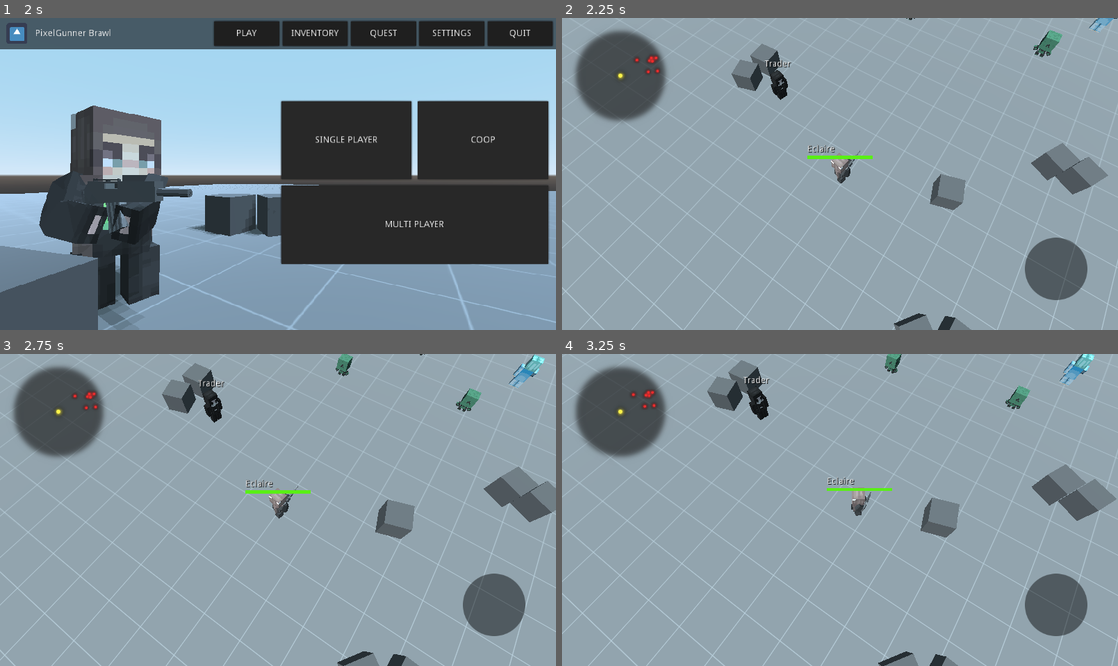
Above: before the commit, frames 1-4 (two rows, left to right).
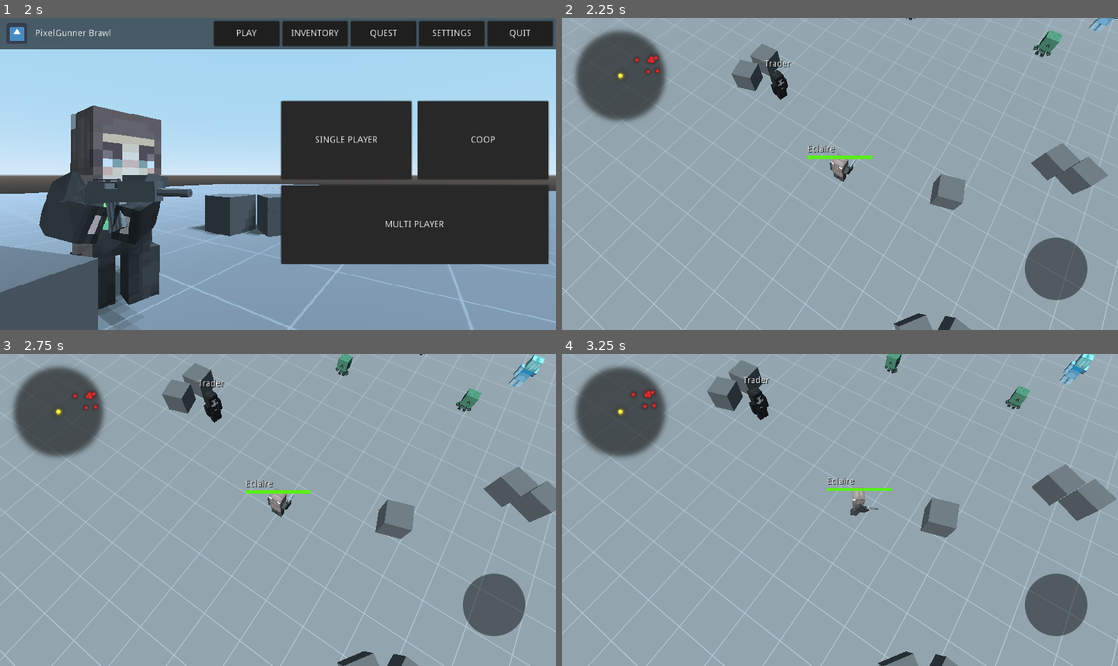
Above: after the commit, the same moments.

Repository: khairul169/PixelGunner
Game: Godot game, scene res://scenes/main_menu.tscn
The game is run twice, just before and just after one commit, with the same random seed, the same clock (stepped at 60 frames per second) and the same inputs. The engine's default icon, where the game draws it, is replaced by a stand-in: a white triangle on a blue panel in a dark square.
Inputs (mouse positions are in pixels of both pictures, inside the frame that each line leads up to):
- Up to frame 1 (2 s): click "PLAY" at 0.5 s; click "PLAY" at 1.25 s
- Up to frame 2 (2.25 s): click "SINGLE PLAYER" at 2 s
- Up to frame 3 (2.75 s): no input
- Up to frame 4 (3.25 s): move the mouse to (962, 494) at 2.77 s; hold D from 2.78 s (still down); hold 1 from 2.78 s (still down); click (962, 494) at 2.92 s; tap Space at 3.02 s; tap 2 at 3.05 s

Frame 1 is identical in both runs. In frame 2, 0.1% of the frame differs, in the area x 48-54%, y 42-54%; in frame 3, 0.1%, in the area x 48-54%, y 42-53%; in frame 4, less than 0.1%.

Commit message:
added weapon switch

Diff:
--- a/project.godot
+++ b/project.godot
@@ -28,12 +28,18 @@
 "class": "PlayerCamera",
 "language": "GDScript",
 "path": "res://scenes/camera.gd"
+}, {
+"base": "Reference",
+"class": "PlayerWeapon",
+"language": "GDScript",
+"path": "res://scenes/player/weapon.gd"
 } ]
 _global_script_class_icons={
 "Monster": "",
 "NPC": "",
 "Player": "",
-"PlayerCamera": ""
+"PlayerCamera": "",
+"PlayerWeapon": ""
 }
 
 [application]
--- a/scenes/player.gd
+++ b/scenes/player.gd
@@ -74,6 +74,8 @@
 
 	# spawn player
 	spawn(Vector3.ZERO + Vector3(0, 1, 0));
+
+	m_attack.set_weapon(PlayerWeapon.WEAPON_PISTOL);
 
 func set_health(new_health: float) -> void:
 	# set player health
--- a/scenes/player/attack.gd
+++ b/scenes/player/attack.gd
@@ -14,7 +14,8 @@
 	IDLE = 0,
 	MOVING,
 	AIMING,
-	ATTACKING
+	ATTACKING,
+	RELOADING
 };
 
 # attack type
@@ -30,17 +31,19 @@
 var state = State.IDLE;
 var nearest_enemy := [];
 var target;
+var wpn_clip = 0;
 
 var damage = 20.0;
 var delay = 0.4;
 var attack_range = 6.0;
 var accuracy = 10.0;
+var max_clip = 0;
 var attack_type = AttackType.NEAR;
+var reload_time = 0.0;
 var slowness_prob = 0.6;
-var slowness_time = 1.0;
 var slowness = 0.5;
 var knock_prob = 0.4;
-var knock_size = 10.0;
+var knockback = 10.0;
 
 func _ready() -> void:
 	# init module
@@ -53,19 +56,91 @@
 	if (Input.is_key_pressed(KEY_SPACE)):
 		start_attack();
 
+	if (Input.is_key_pressed(KEY_1)):
+		set_weapon(PlayerWeapon.WEAPON_PISTOL);
+
+	if (Input.is_key_pressed(KEY_2)):
+		set_weapon(PlayerWeapon.WEAPON_RIFLE);
+
 func init() -> void:
 	# targeting
 	create_targeting();
 
 	# attack button
 	player.ui.button_attack.connect("pressed", self, "start_attack");
+
+func reset_weapon() -> void:
+	damage = 0.0;
+	delay = 1.0;
+	attack_range = 1.0;
+	accuracy = 0.0;
+	max_clip = 0;
+	wpn_clip = 0;
+	reload_time = 0.0;
+	attack_type = AttackType.NEAR;
+	slowness = 0.0;
+	knockback = 0.0;
+
+func set_weapon(id: int) -> void:
+	if (id <= 0):
+		reset_weapon();
+		return;
+
+	var weapon_data = PlayerWeapon.get_weapon(id);
+	if (!weapon_data):
+		return;
+
+	print('set weapon ', id);
+
+	# set weapon data
+	damage = weapon_data.damage;
+	delay = 60.0 / weapon_data.rof;
+	attack_range = weapon_data.attack_range;
+	accuracy = weapon_data.accuracy;
+	max_clip = weapon_data.clip;
+	wpn_clip = max_clip;
+	knockback = weapon_data.knockback;
+	slowness = weapon_data.slowness;
+
+	# attack type
+	match (weapon_data.wpn_class):
+		PlayerWeapon.CLASS_SR:
+			attack_type = AttackType.FAR;
+		_:
+			attack_type = AttackType.NEAR;
+
+	# player animation
+	match (weapon_data.wpn_class):
+		PlayerWeapon.CLASS_AR:
+			player.anim_offset = player.PlayerAnims.RIFLE_IDLE;
+		_:
+			player.anim_offset = 0;
+
+	# reload speed
+	match (weapon_data.wpn_class):
+		PlayerWeapon.CLASS_HG:
+			reload_time = 1.0;
+		PlayerWeapon.CLASS_AR:
+			reload_time = 3.0;
+		_:
+			reload_time = 1.0;
+
+	# reload speed
+	match (id):
+		PlayerWeapon.WEAPON_PISTOL:
+			player.find_node('pistol').show();
+			player.find_node('rifle').hide();
+
+		PlayerWeapon.WEAPON_RIFLE:
+			player.find_node('pistol').hide();
+			player.find_node('rifle').show();
 
 func _player_spawn() -> void:
 	# reset vars
 	next_think = 0.0;
 	state = State.IDLE;
 	target = null;
-	player.anim_offset = player.PlayerAnims.RIFLE_IDLE;
+	reset_weapon();
 
 func create_targeting() -> void:
 	# shape reference
@@ -107,13 +182,28 @@
 	if (player.health <= 0.0):
 		return;
 
-	# reset move
+	# player moving
 	if (target && player.is_moving):
+		# reset state
+		if (state != State.RELOADING):
+			state = State.IDLE;
+
+		# enable movement & reset target
 		player.move_to(null);
 		target = null;
+
+	if (next_think > 0.0):
+		return;
+
+	if (wpn_clip <= 0 && state != State.RELOADING):
+		# start reload
+		reload();
+		return;
+
+	if (state == State.RELOADING):
+		wpn_clip = max_clip;
+		next_think = 0.5;
 		state = State.IDLE;
-
-	if (next_think > 0.0):
 		return;
 
 	if (state == State.AIMING):
@@ -121,9 +211,9 @@
 			# shoot target
 			player.set_animation(player.PlayerAnims.SHOOT);
 			player.next_idle = 0.5;
-			attack(target);
 			state = State.ATTACKING;
 			next_think = delay;
+			attack(target);
 
 			# reset target if randomized attack
 			if (attack_type == AttackType.RANDOM):
@@ -213,12 +303,16 @@
 	player.body_dir = player.body_dir.normalized();
 
 func attack(object: Spatial) -> void:
-	if (player.health <= 0.0 || !object.is_in_group('damageable')):
+	if (player.health <= 0.0 || !object.is_in_group('damageable') || wpn_clip <= 0):
 		return;
 
 	# set looking at target
 	set_look_at(target);
 
+	# reduce clip
+	wpn_clip -= 1;
+
+	# check weapon shoot
 	var agile = object.agile;
 	var miss_chance = agile / (agile + accuracy);
 
@@ -233,14 +327,22 @@
 
 	if (randf() <= slowness_prob && object.has_method('set_slow')):
 		# give slowness
-		object.set_slow(slowness_time, slowness);
+		object.set_slow(1.0, slowness);
 
 	if (randf() <= knock_prob && object.has_method('set_impulse')):
 		# knock back object
 		var impulse = object.global_transform.origin - player.global_transform.origin;
 		impulse.y = 0.0;
-		impulse = impulse.normalized() * (knock_size + (knock_size * rand_range(-0.15, 0.15)));
+		impulse = impulse.normalized() * (knockback + (knockback * rand_range(-0.15, 0.15)));
 		object.set_impulse(impulse);
+
+func reload() -> void:
+	if (wpn_clip >= max_clip || state == State.RELOADING):
+		return;
+
+	# start reload
+	state = State.RELOADING;
+	next_think = reload_time;
 
 func create_indicator(object, text, color = Color(1, 1, 1)) -> Node:
 	var indicator = DamageIndicator.instance();
--- /dev/null
+++ b/scenes/player/weapon.gd
@@ -0,0 +1,49 @@
+extends Reference
+class_name PlayerWeapon
+
+enum {
+	CLASS_HG = 0,
+	CLASS_AR,
+	CLASS_SMG,
+	CLASS_SR,
+	CLASS_SG
+};
+
+enum {
+	WEAPON_PISTOL = 1,
+	WEAPON_RIFLE,
+
+	WEAPON_ALL
+};
+
+const weapon_data = {
+
+	# pistol
+	WEAPON_PISTOL: {
+		'wpn_class': CLASS_HG,
+		'attack_range': 6.0,
+		'damage': 30.0,
+		'rof': 60,
+		'accuracy': 20.0,
+		'clip': 12,
+		'knockback': 10.0,
+		'slowness': 0.2
+	},
+
+	# rifle
+	WEAPON_RIFLE: {
+		'wpn_class': CLASS_AR,
+		'attack_range': 5.0,
+		'damage': 20.0,
+		'rof': 80,
+		'accuracy': 10.0,
+		'clip': 30,
+		'knockback': 8.0,
+		'slowness': 0.5
+	}
+};
+
+static func get_weapon(id: int):
+	if (id <= 0 || id >= WEAPON_ALL || !weapon_data.has(id)):
+		return null;
+	return weapon_data[id];
--- a/scenes/ui.tscn
+++ b/scenes/ui.tscn
@@ -67,6 +67,7 @@
 script = ExtResource( 6 )
 
 [node name="hud" type="Control" parent="."]
+editor/display_folded = true
 anchor_right = 1.0
 anchor_bottom = 1.0
 margin_top = -1.22772
